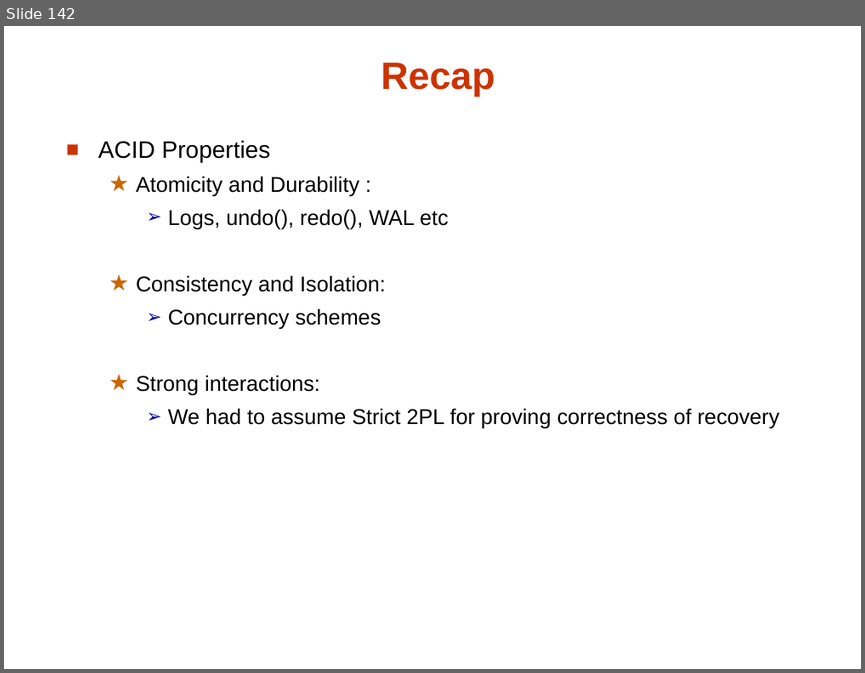
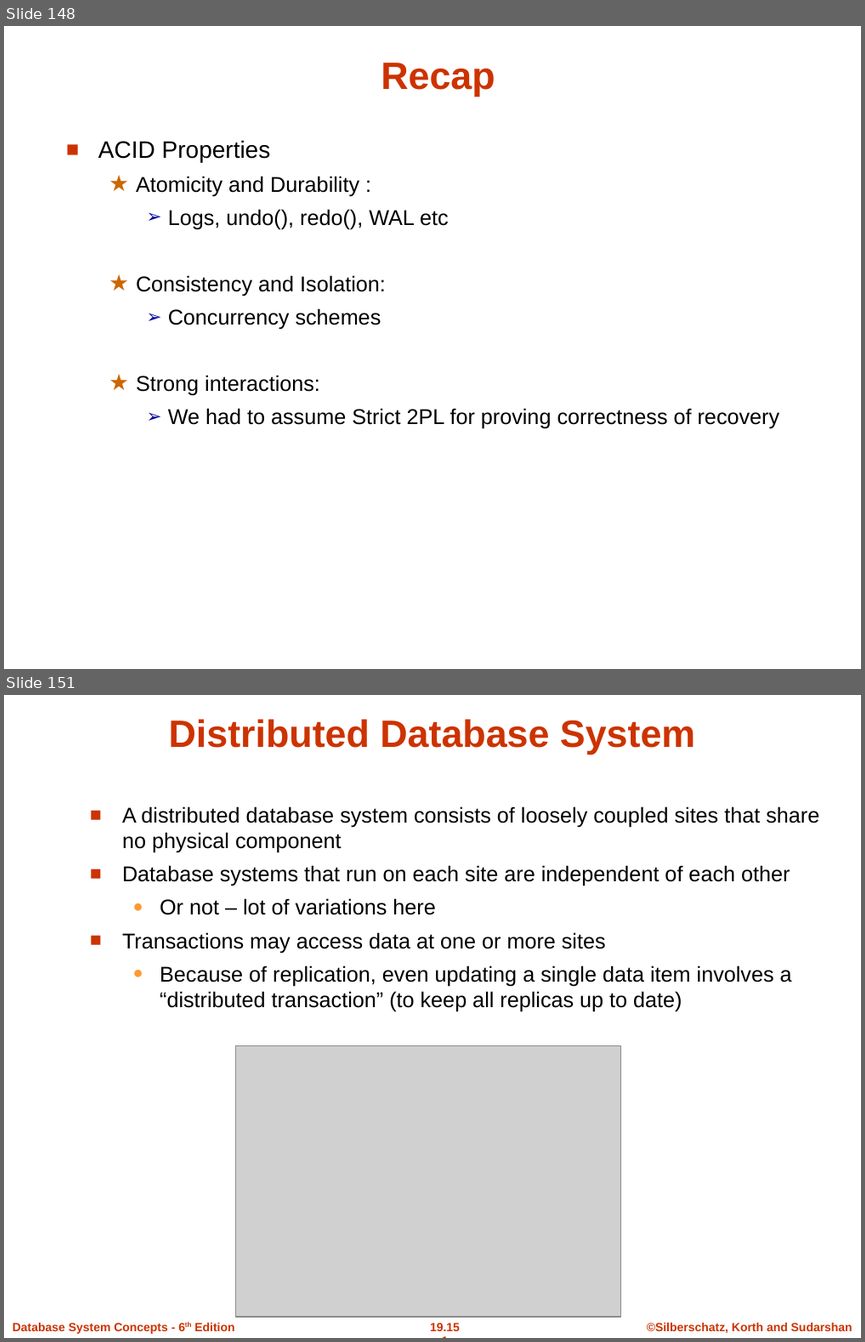
Before and after one commit to umddb/cmsc424-fall2021, a slide deck: Slides/06-Transactions.pptx. Shown one above the other, each under a label of ours: slide 142 before the commit, slides 148 and 151 after it; the slides between them are not shown. The pictures are 865x673 and 865x1342 pixels, drawn with LibreOffice and Linux fonts; fonts in the diff are those of the drawing; grey boxes stand for pictures; background and template pictures are left out. Boxes give left, top, right and bottom in pixels: in the first picture for what was removed or moved away, otherwise in the second. Text is boxed around its words. In the diff, an @@ line names an element or a change of style, - is before the commit and + after.

Commit message:
transactions slides updated

```diff
--- a/Slides/06-Transactions.pptx
+++ b/Slides/06-Transactions.pptx
@@ slide 151 added at <box>4,695,861,1338</box>, background #FFFFFF @@
@@ title added at <box>169,719,695,755</box>, 32 pt, text #CC3300, bold @@
+Distributed Database System
@@ text added at <box>122,806,819,1012</box>, 18 pt, text #000000 @@
+■ A distributed database system consists of loosely coupled sites that share no physical component
+■ Database systems that run on each site are independent of each other
+  ● Or not – lot of variations here
+■ Transactions may access data at one or more sites
+  ● Because of replication, even updating a single data item involves a “distributed transaction” (to keep all replicas up to date)
@@ picture added at <box>235,1045,620,1316</box> @@
@@ text added at <box>12,1322,234,1333</box>, 10 pt, text #CC3300, bold @@
+Database System Concepts - 6th Edition
@@ page number added at <box>430,1322,460,1331</box>, 10 pt, text #CC3300, bold @@
+19.151
@@ text added at <box>647,1322,852,1333</box>, 10 pt, text #CC3300, bold @@
+©Silberschatz, Korth and Sudarshan
@@ what was slide 142 is now slide 148 @@
```
Also in this commit, not shown: 14 slides changed, 25 other slides added, 5 slides removed.
